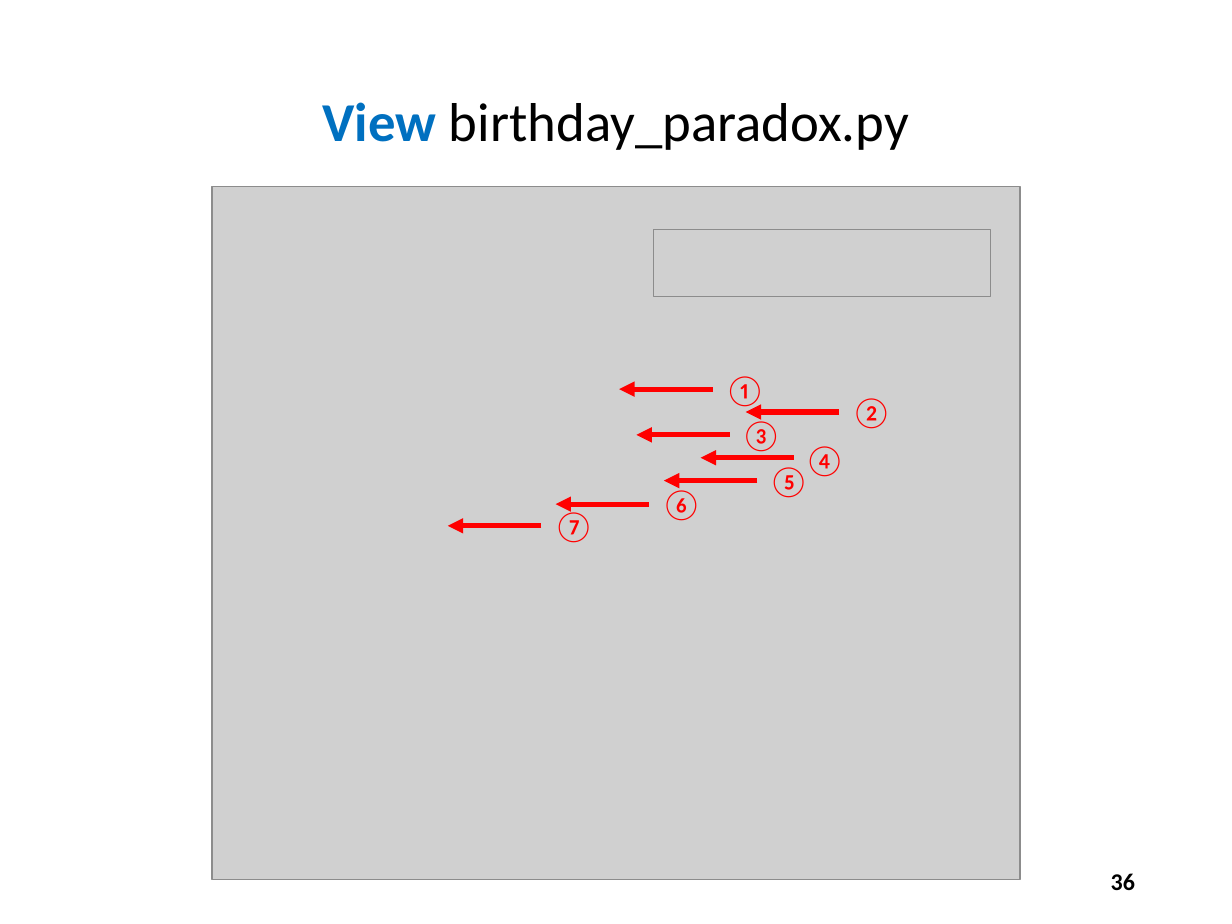
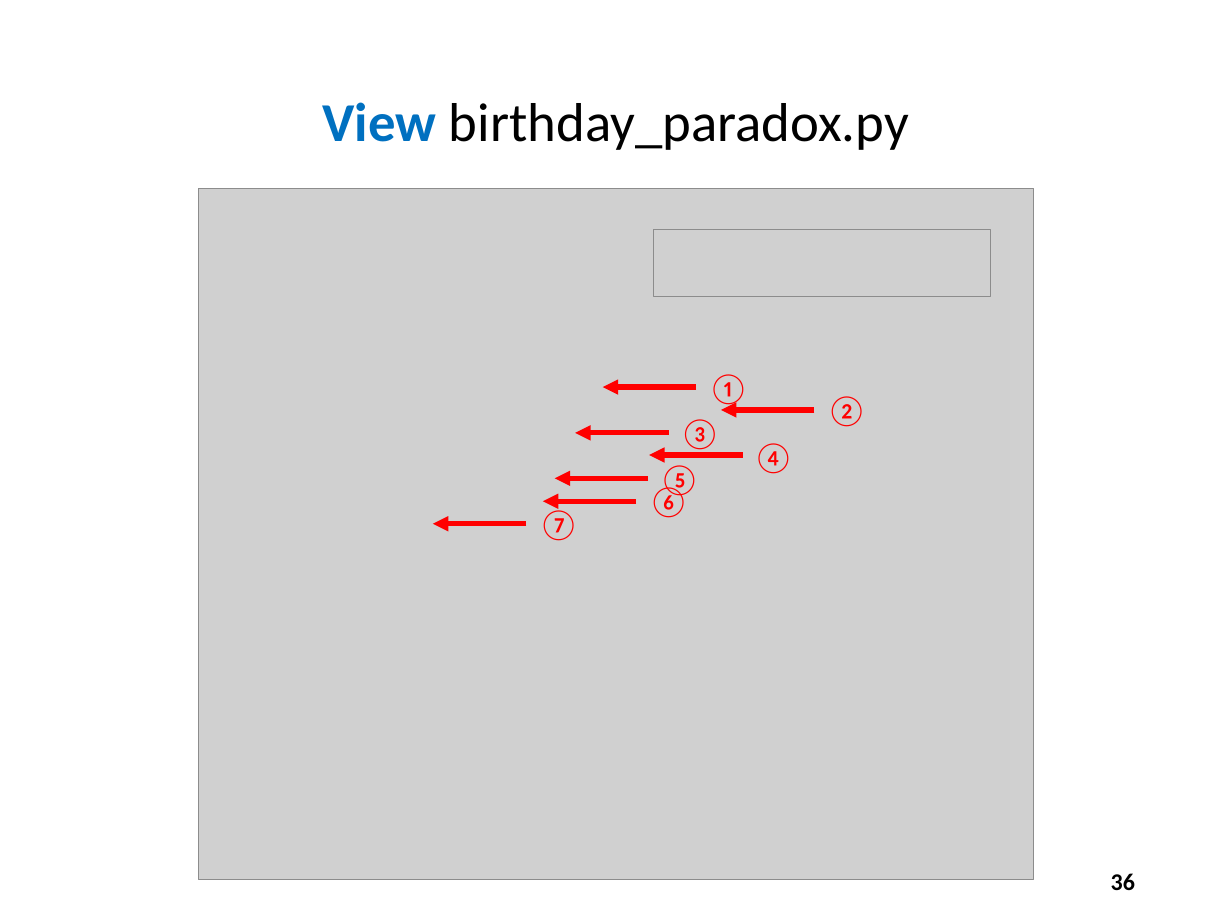
Before and after one commit to dbiersach/scicomp101, a slide deck: slide 36 of Session 04 - Functions and Logic/Session 04 - Functions and Logic.pptx. Drawn at 1232x924 pixels with LibreOffice and Linux fonts; fonts in the diff are those of the drawing; grey boxes stand for pictures. Boxes give left, top, right and bottom in pixels: in the first picture for what was removed or moved away, otherwise in the second. Text is boxed around its words. In the diff, an @@ line names an element or a change of style, - is before the commit and + after.

```diff
--- a/Session 04 - Functions and Logic/Session 04 - Functions and Logic.pptx
+++ b/Session 04 - Functions and Logic/Session 04 - Functions and Logic.pptx
@@ picture: place and size @@
-picture at [212, 187, 1020, 880]
+picture at [198, 188, 1034, 880]
@@ arrow moved from (712, 389) - (620, 389) to (696, 387) - (602, 387) @@
@@ text "②": place and size @@
-text "②" at [851, 398, 892, 429]
+text "②" at [826, 396, 867, 427]
@@ text "③": place and size @@
-text "③" at [741, 421, 782, 452]
+text "③" at [680, 419, 721, 453]
@@ arrow moved from (839, 411) - (745, 411) to (814, 410) - (721, 410) @@
@@ arrow moved from (793, 458) - (701, 458) to (669, 432) - (575, 432) @@
@@ text "④": place and size @@
-text "④" at [804, 446, 845, 477]
+text "④" at [753, 443, 794, 474]
@@ arrow moved from (758, 480) - (664, 480) to (648, 478) - (554, 478) @@
@@ text "⑤": place and size @@
-text "⑤" at [768, 467, 809, 498]
+text "⑤" at [659, 465, 700, 498]
@@ arrow moved from (729, 435) - (637, 435) to (743, 455) - (649, 455) @@
@@ text "⑦": place and size @@
-text "⑦" at [553, 511, 594, 543]
+text "⑦" at [538, 510, 579, 541]
@@ 2 texts, 1 arrow: place and size @@
-2 texts, 1 arrow at [556, 376, 766, 521]
+2 texts, 1 arrow at [543, 374, 749, 518]
@@ arrow moved from (541, 526) - (447, 526) to (526, 524) - (432, 524) @@
```
Also in this commit, not shown: 4 other slides changed, 1 other file.
